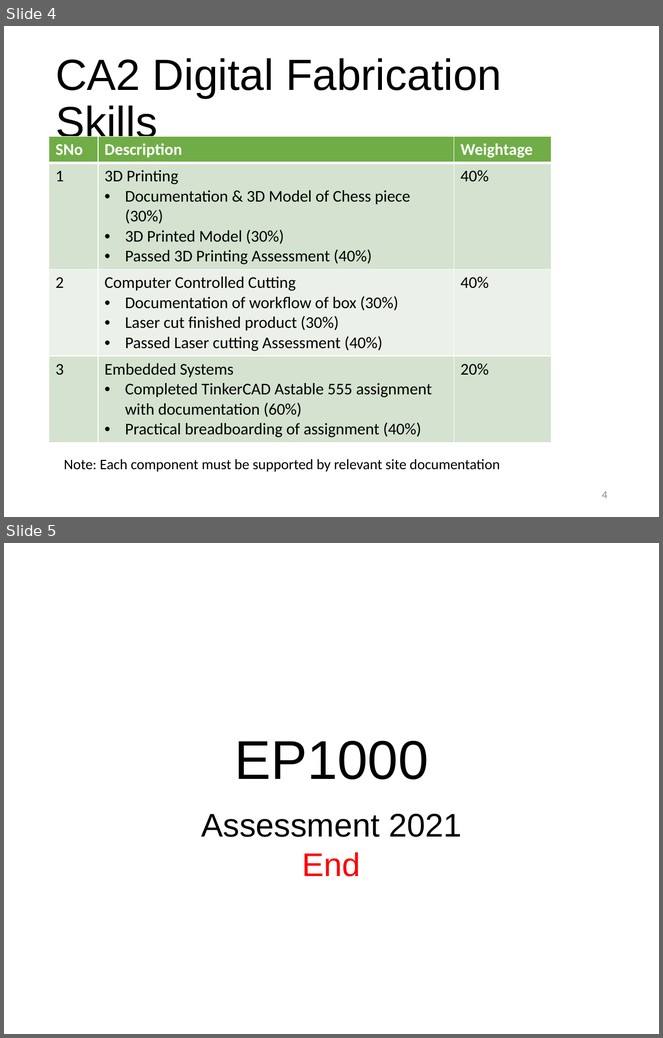
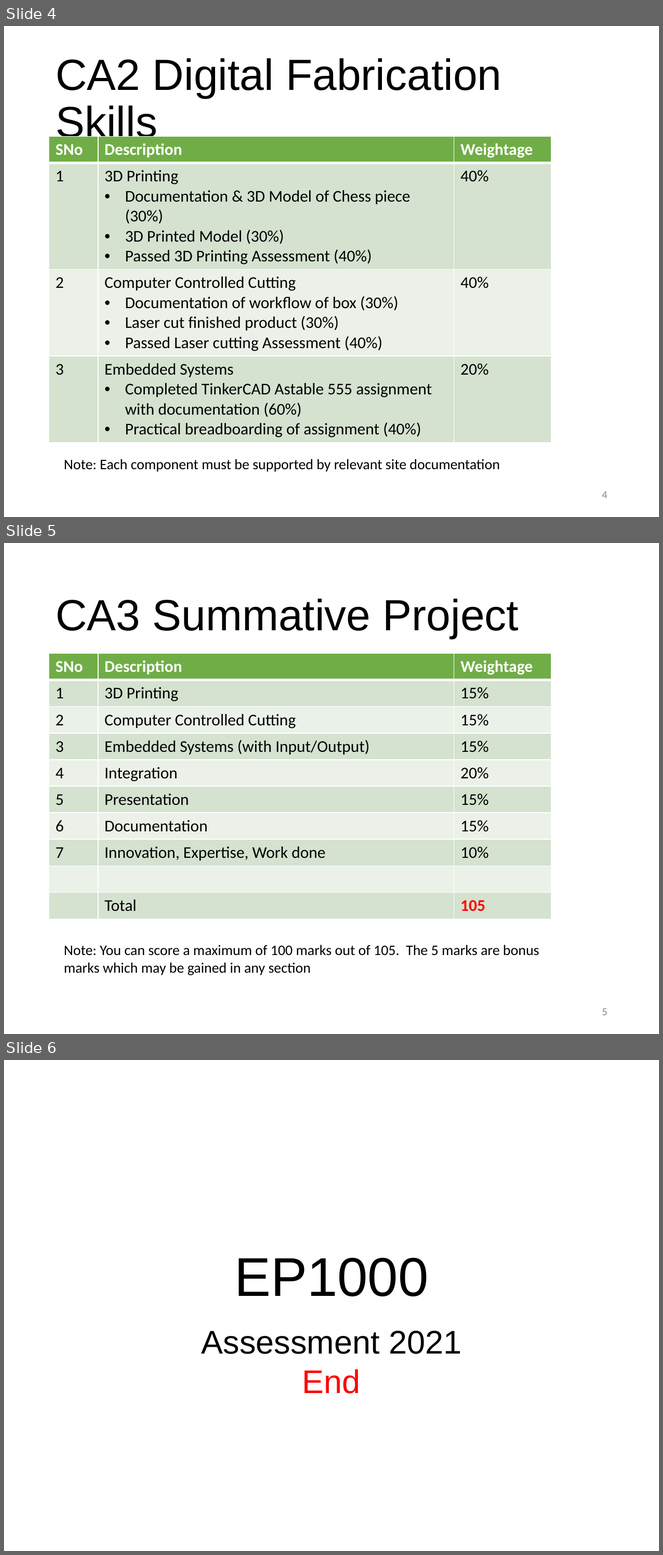
Before and after one commit to RDorville/digfab, a slide deck: presentations/ep1000_assessment/ep1000_assessment.pptx. Shown one above the other, each under a label of ours: slides 4 and 5 before the commit, slides 4, 5 and 6 after it. The pictures are 663x1038 and 663x1555 pixels, drawn with LibreOffice and Linux fonts; fonts in the diff are those of the drawing; background and template pictures are left out. Boxes give left, top, right and bottom in pixels: in the first picture for what was removed or moved away, otherwise in the second. Text is boxed around its words. In the diff, an @@ line names an element or a change of style, - is before the commit and + after.

```diff
--- a/presentations/ep1000_assessment/ep1000_assessment.pptx
+++ b/presentations/ep1000_assessment/ep1000_assessment.pptx
@@ slide 5 added at (4, 543, 659, 1034), background #FFFFFF @@
@@ title added at (55, 599, 519, 639), 48 pt, text #000000 @@
+CA3 Summative Project
@@ table added at (49, 654, 552, 919), 10 rows, 3 columns @@
+SNo | Description | Weightage
+1 | 3D Printing | 15%
+2 | Computer Controlled Cutting | 15%
+3 | Embedded Systems (with Input/Output) | 15%
+4 | Integration | 20%
+5 | Presentation | 15%
+6 | Documentation | 15%
+7 | Innovation, Expertise, Work done | 10%
+ |  | 
+ | Total | 105
@@ text added at (64, 945, 540, 976), 16 pt, text #000000 @@
+Note: You can score a maximum of 100 marks out of 105. The 5 marks are bonus marks which may be gained in any section
@@ page number added at (602, 1008, 608, 1016), 12 pt, text #8C8C8C @@
+5
@@ what was slide 5 is now slide 6 @@
```
Also in this commit, not shown: 1 slide changed, 5 other files.
